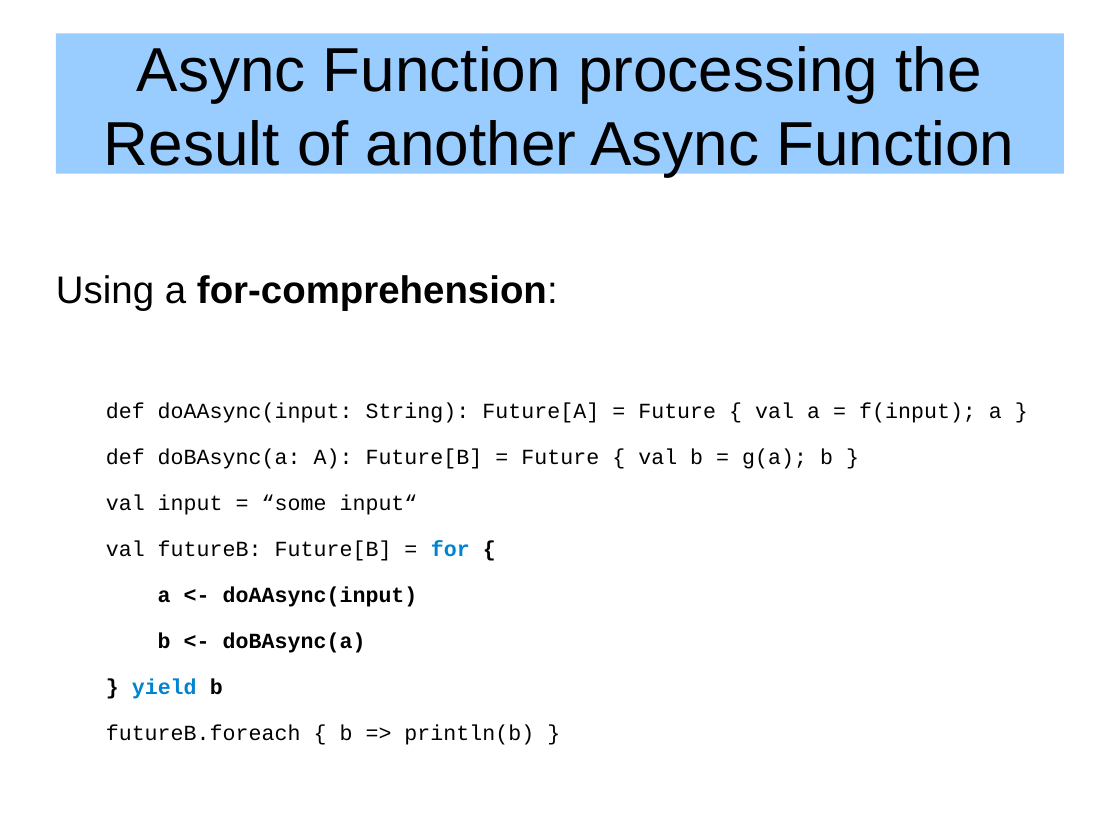
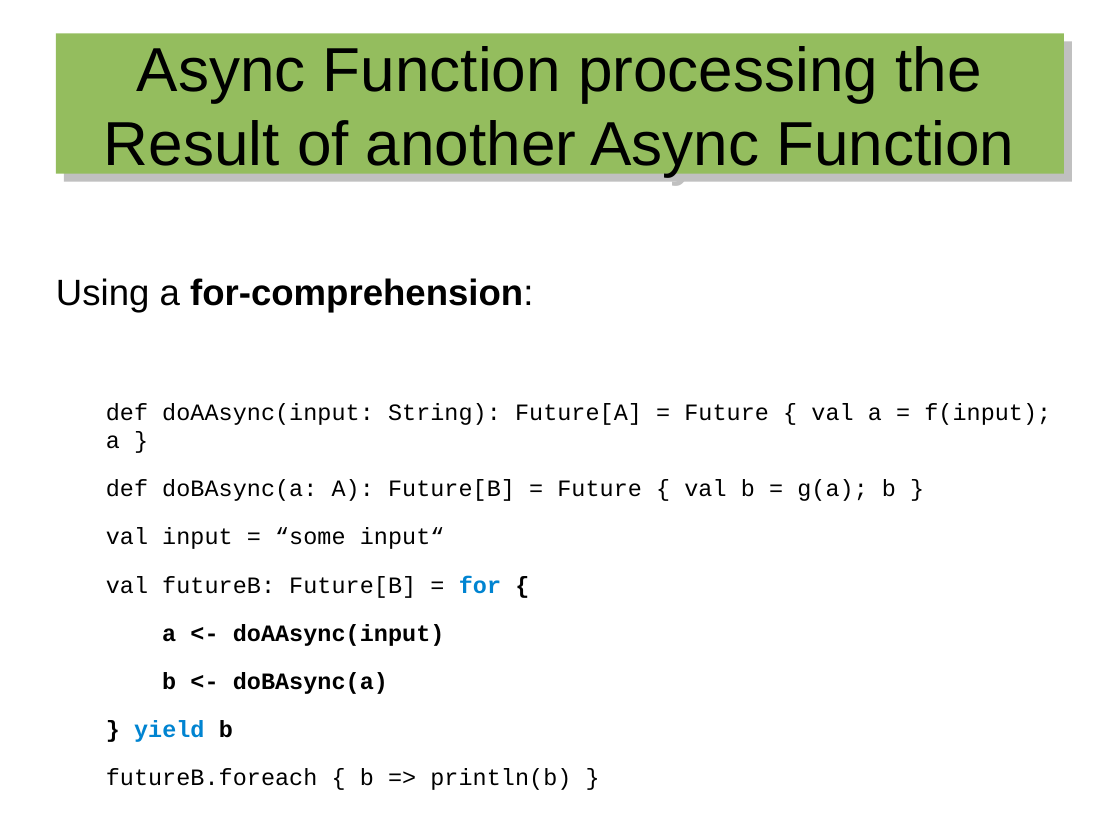
Before and after one commit to hermannhueck/MusicService, a slide deck: slide 12 of Services/MusicService-Play-Scala-Slick-NoAuth/Slides/2016-01-19_Implementing-a-many-to-many-Relationship-with-Slick.odp (slide 11 before the commit). Drawn at 1120x840 pixels with LibreOffice and Linux fonts; fonts in the diff are those of the drawing. Boxes give left, top, right and bottom in pixels: in the first picture for what was removed or moved away, otherwise in the second. Text is boxed around its words. In the diff, an @@ line names an element or a change of style, - is before the commit and + after.

```diff
--- a/Services/MusicService-Play-Scala-Slick-NoAuth/Slides/2016-01-19_Implementing-a-many-to-many-Relationship-with-Slick.odp
+++ b/Services/MusicService-Play-Scala-Slick-NoAuth/Slides/2016-01-19_Implementing-a-many-to-many-Relationship-with-Slick.odp
@@ title "Async Function processing the Result ..." at (56,34,1064,174): fill #99CCFF to #94BD5E; shadow on @@
@@ text "Using a for-comprehension:" at (56,278,1051,790): size 27.2 to 25.9 pt in "Using a for-comprehension:"; size 15.3 to 16.6 pt @@
```
Also in this commit, not shown: 22 other slides changed, 1 slide added, 1 other file.
